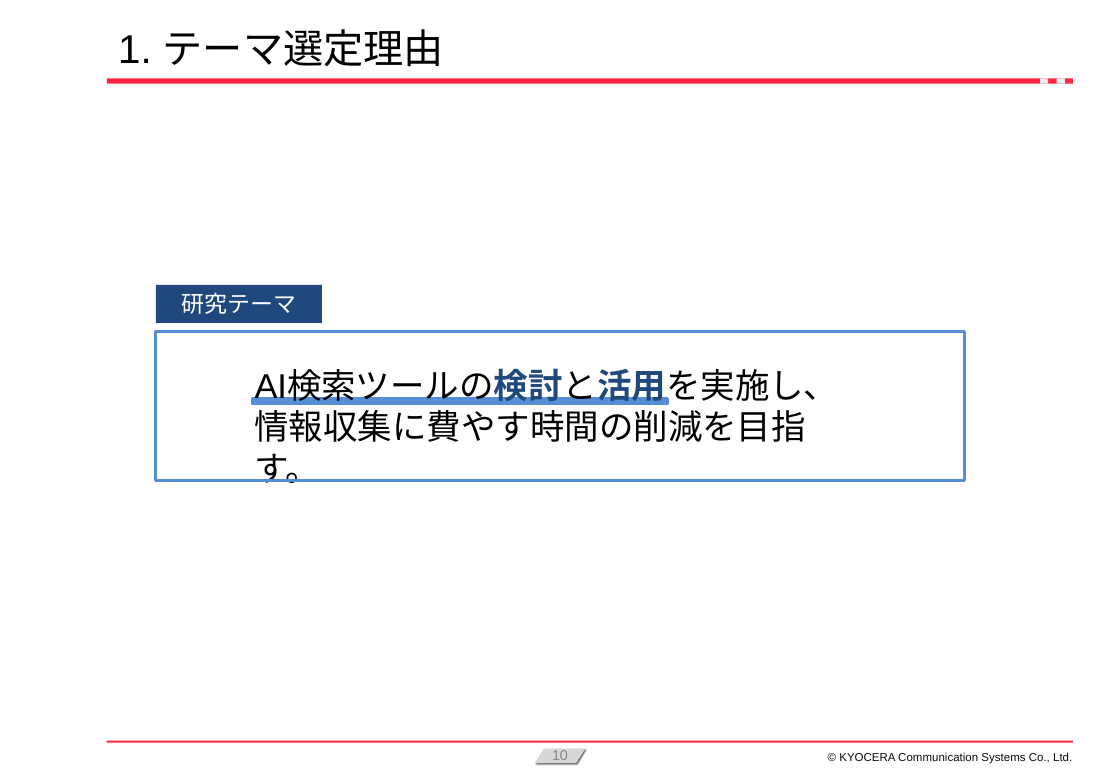
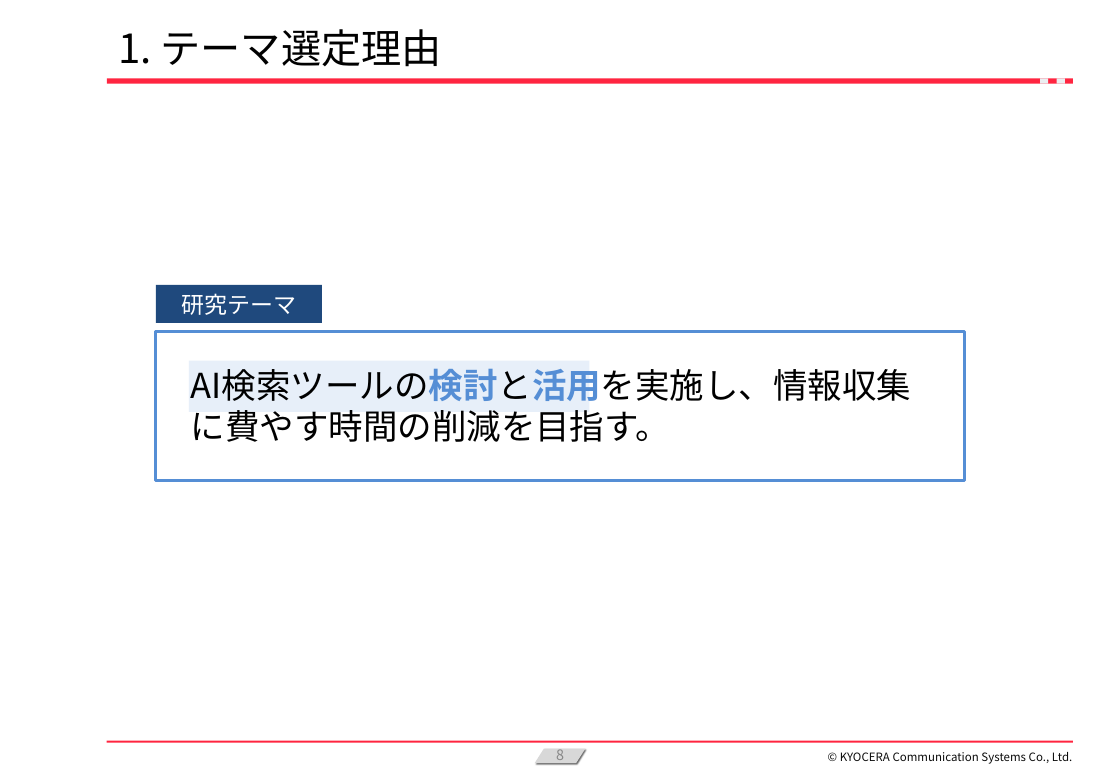
Before and after one commit to KanataOsako/SCSA, a slide deck: slide 8 of src/研究レポート/業務改善【大迫かなた】2024年予選会資料_最新.pptx (slide 10 before the commit). Drawn at 1120x775 pixels with LibreOffice and Linux fonts; fonts in the diff are those of the drawing; background and template pictures are left out. Boxes give left, top, right and bottom in pixels: in the first picture for what was removed or moved away, otherwise in the second. Text is boxed around its words. In the diff, an @@ line names an element or a change of style, - is before the commit and + after.

```diff
--- a/src/研究レポート/業務改善【大迫かなた】2024年予選会資料_最新.pptx
+++ b/src/研究レポート/業務改善【大迫かなた】2024年予選会資料_最新.pptx
@@ title "1. テーマ選定理由" at (118,29,442,67): font Arial to Noto Sans CJK JP @@
@@ text "AI検索ツールの検討と活用を実施し、情報収集に費やす時間の削減を目指す。": place and size @@
-text "AI検索ツールの検討と活用を実施し、情報収集に費やす時間の削減を目指す。" at (255,370,839,442)
+text "AI検索ツールの検討と活用を実施し、情報収集に費やす時間の削減を目指す。" at (191,368,911,442)
@@ text "AI検索ツールの検討と活用を実施し、情報収集に費やす時間の削減を目指す。" at (191,368,911,442): font Arial to Noto Sans CJK JP; text colour #1F497D to #558ED5 in "AI検索ツールの検討と活用を実施し、情報収集に費やす時間の削減を目指す。" @@
@@ rectangle: place and size @@
-rectangle at (252,399,668,404)
+rectangle at (189,361,591,413)
@@ rectangle at (189,361,591,413): fill #558ED5 to #E7EFF9; outline #558ED5 2 pt to none @@
@@ page number at (556,749,564,764): text changed; font Arial to Noto Sans CJK JP @@
-10
+8
@@ text "© KYOCERA Communication Systems Co., ..." at (840,752,1073,764): font Arial to Noto Sans CJK JP @@
```
Also in this commit, not shown: 26 other slides changed, 7 slides added, 5 slides removed.
